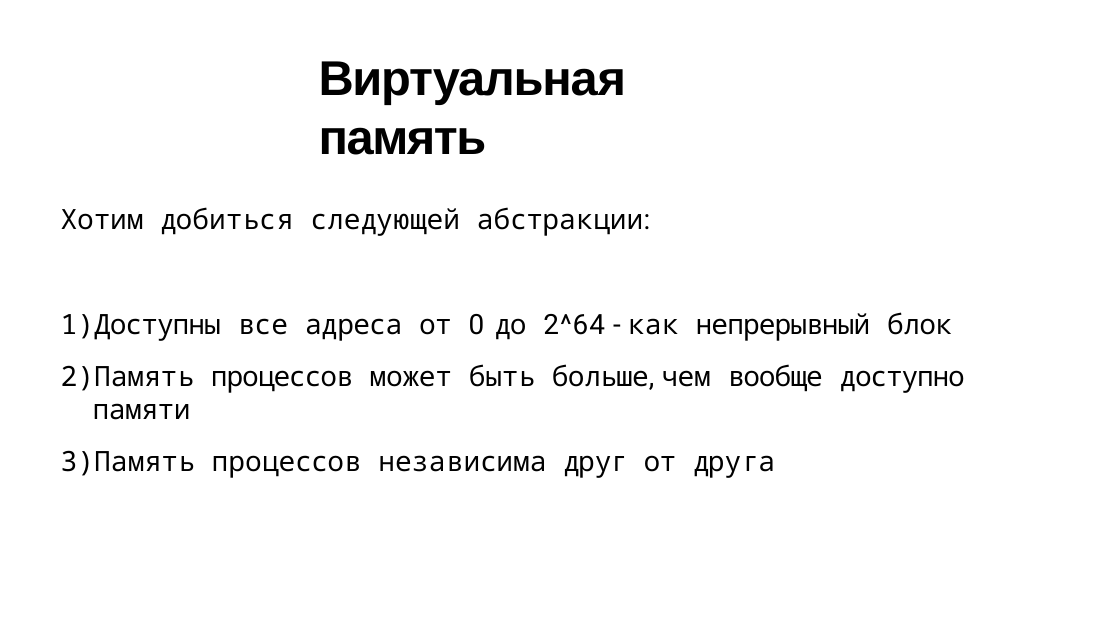
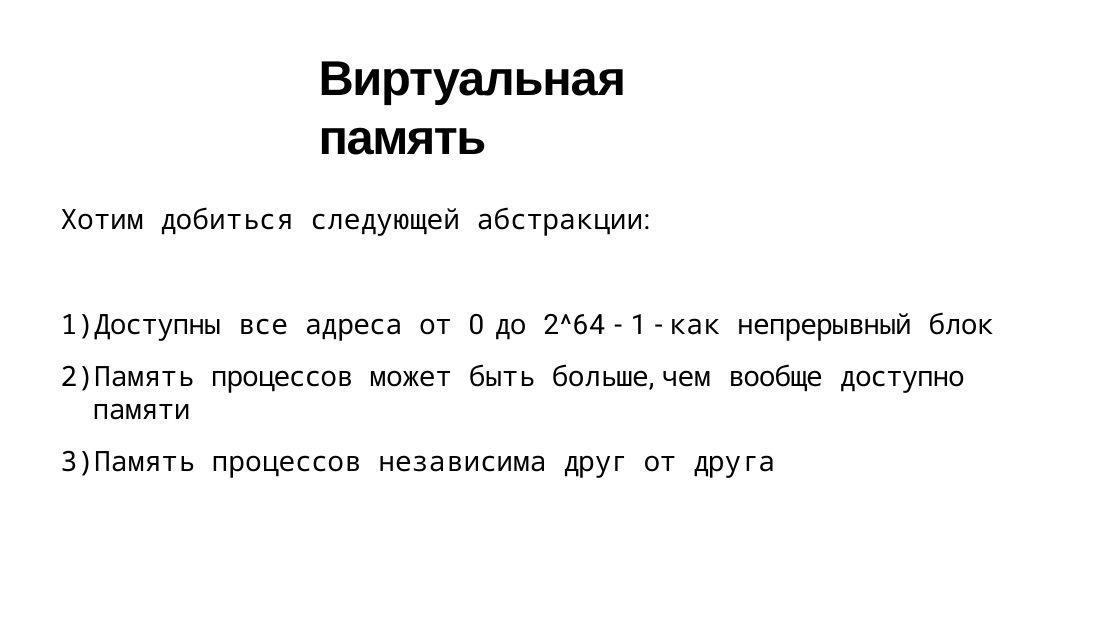
Before and after one commit to kostya2709/CAOS_seminars, a slide deck: slide 7 of sem_6_mem/presentations/caos_6.pptx. Drawn at 1120x630 pixels with LibreOffice and Linux fonts; fonts in the diff are those of the drawing. Boxes give left, top, right and bottom in pixels: in the first picture for what was removed or moved away, otherwise in the second. Text is boxed around its words. In the diff, an @@ line names an element or a change of style, - is before the commit and + after.

```diff
--- a/sem_6_mem/presentations/caos_6.pptx
+++ b/sem_6_mem/presentations/caos_6.pptx
@@ text at (61, 312, 994, 341): text changed @@
-1) Доступны все адреса от 0 до 2^64 - как непрерывный блок
+1) Доступны все адреса от 0 до 2^64 - 1 - как непрерывный блок
```
Also in this commit, not shown: 4 other slides changed, 1 slide added, 27 other files.
